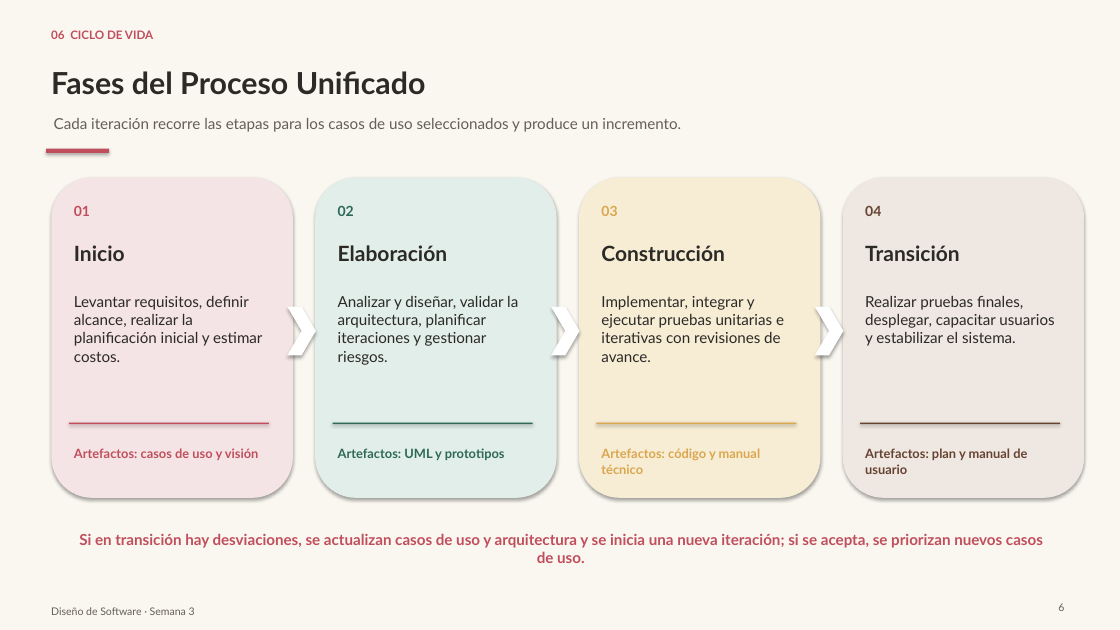
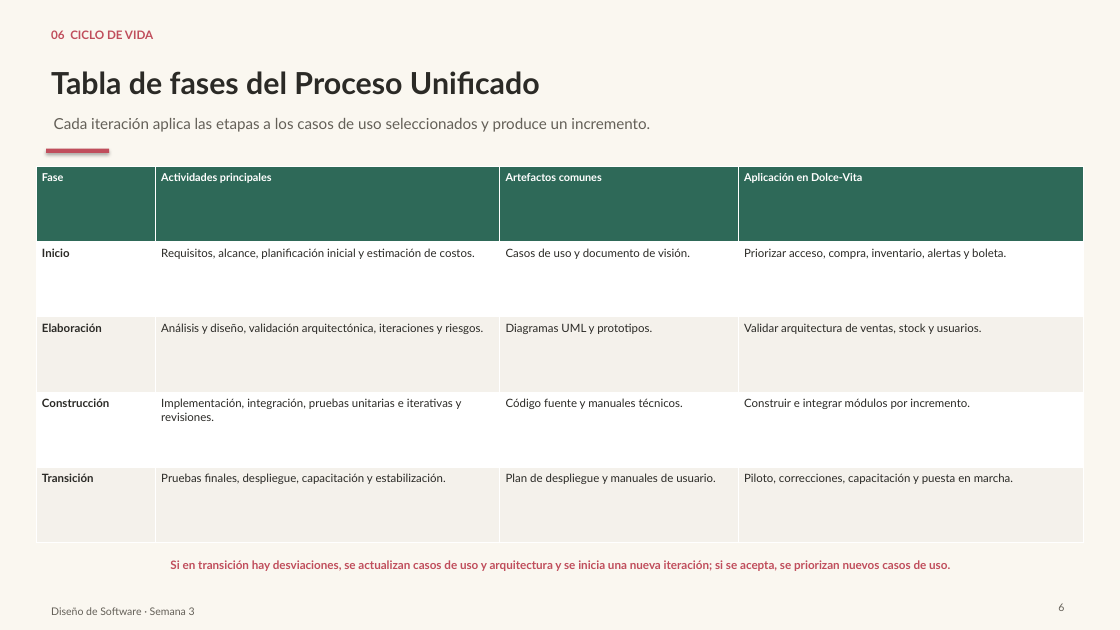
Before and after one commit to TheXKnight117/amarillo, a slide deck: slide 6 of Presentacion_Dolce_Vita_Proceso_Unificado.pptx. Drawn at 1120x630 pixels with LibreOffice and Linux fonts; fonts in the diff are those of the drawing. Boxes give left, top, right and bottom in pixels: in the first picture for what was removed or moved away, otherwise in the second. Text is boxed around its words. In the diff, an @@ line names an element or a change of style, - is before the commit and + after.

```diff
--- a/Presentacion_Dolce_Vita_Proceso_Unificado.pptx
+++ b/Presentacion_Dolce_Vita_Proceso_Unificado.pptx
@@ text at (51,71,540,95): text changed @@
-Fases del Proceso Unificado
+Tabla de fases del Proceso Unificado
@@ text at (54,118,650,132): text changed @@
-Cada iteración recorre las etapas para los casos de uso seleccionados y produce un incremento.
+Cada iteración aplica las etapas a los casos de uso seleccionados y produce un incremento.
@@ table added at (36,166,1084,543), 5 rows, 4 columns @@
+Fase | Actividades principales | Artefactos comunes | Aplicación en Dolce‑Vita
+Inicio | Requisitos, alcance, planificación inicial y estimación de costos. | Casos de uso y documento de visión. | Priorizar acceso, compra, inventario, alertas y boleta.
+Elaboración | Análisis y diseño, validación arquitectónica, iteraciones y riesgos. | Diagramas UML y prototipos. | Validar arquitectura de ventas, stock y usuarios.
+Construcción | Implementación, integración, pruebas unitarias e iterativas y revisiones. | Código fuente y manuales técnicos. | Construir e integrar módulos por incremento.
+Transición | Pruebas finales, despliegue, capacitación y estabilización. | Plan de despliegue y manuales de usuario. | Piloto, correcciones, capacitación y puesta en marcha.
@@ rounded rectangle removed at (52,178,292,497) @@
@@ rounded rectangle removed at (316,178,556,497) @@
@@ rounded rectangle removed at (580,178,820,497) @@
@@ rounded rectangle removed at (844,178,1084,497) @@
@@ text removed at (74,206,90,216) @@
-01
@@ text removed at (338,206,354,216) @@
-02
@@ text removed at (601,206,617,216) @@
-03
@@ text removed at (865,206,881,216) @@
-04
@@ text removed at (74,245,125,261) @@
-Inicio
@@ text removed at (338,245,448,261) @@
-Elaboración
@@ text removed at (601,245,725,261) @@
-Construcción
@@ text removed at (865,245,960,261) @@
-Transición
@@ text removed at (74,296,262,362) @@
-Levantar requisitos, definir alcance, realizar la planificación inicial y estimar costos.
@@ text removed at (338,296,518,365) @@
-Analizar y diseñar, validar la arquitectura, planificar iteraciones y gestionar riesgos.
@@ text removed at (601,296,784,362) @@
-Implementar, integrar y ejecutar pruebas unitarias e iterativas con revisiones de avance.
@@ text removed at (865,296,1054,346) @@
-Realizar pruebas finales, desplegar, capacitar usuarios y estabilizar el sistema.
@@ chevron removed at (287,307,316,355) @@
@@ chevron removed at (551,307,580,355) @@
@@ chevron removed at (815,307,844,355) @@
@@ rectangle removed at (69,423,269,424) @@
@@ text removed at (74,448,259,460) @@
-Artefactos: casos de uso y visión
@@ rectangle removed at (333,423,533,424) @@
@@ text removed at (338,448,505,460) @@
-Artefactos: UML y prototipos
@@ rectangle removed at (597,423,797,424) @@
@@ text removed at (601,448,761,474) @@
-Artefactos: código y manual técnico
@@ rectangle removed at (860,423,1060,424) @@
@@ text removed at (865,448,1027,474) @@
-Artefactos: plan y manual de usuario
@@ text "Si en transición hay desviaciones, ...": place and size @@
-text "Si en transición hay desviaciones, ..." at (79,533,1043,563)
+text "Si en transición hay desviaciones, ..." at (170,560,950,571)
@@ text "Si en transición hay desviaciones, ..." at (170,560,950,571): size 13 to 10 pt @@
```
Also in this commit, not shown: 2 other slides changed, 1 other file.
